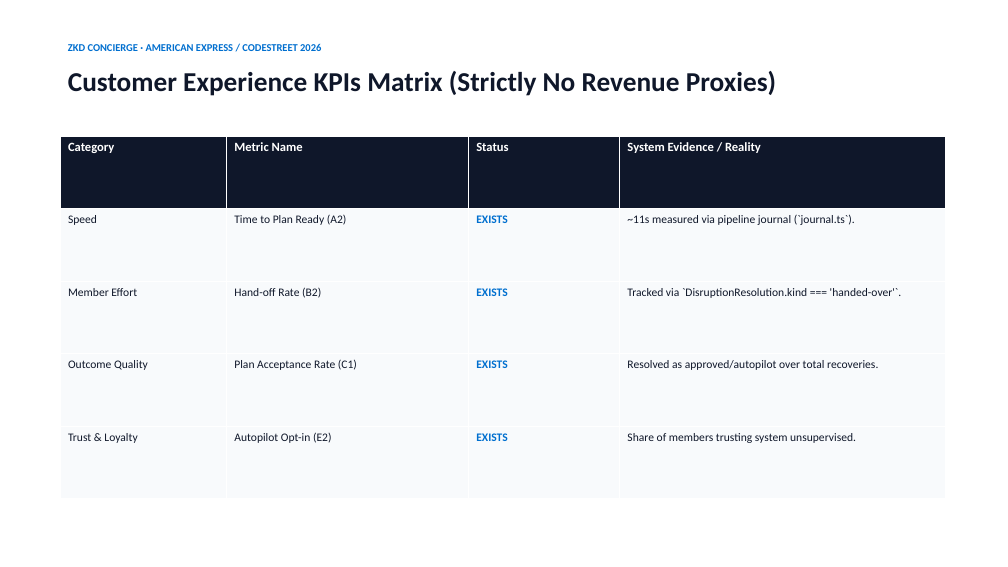
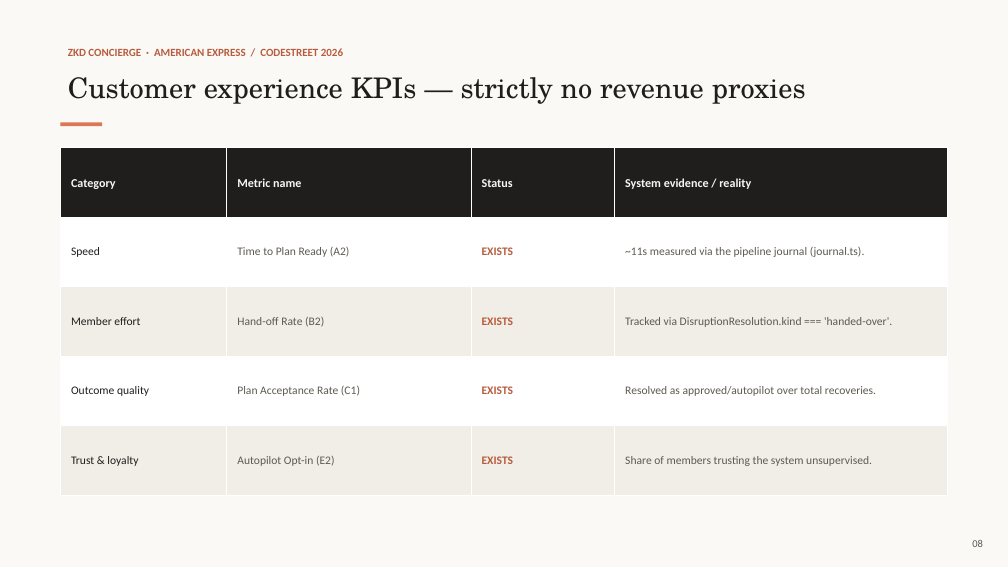
Before and after one commit to Krishna-529/amex-hackathon-2026, a slide deck: slide 8 of assets/deck/ZKD_Concierge_Codestreet_2026.pptx. Drawn at 1008x567 pixels with LibreOffice and Linux fonts; fonts in the diff are those of the drawing. Boxes give left, top, right and bottom in pixels: in the first picture for what was removed or moved away, otherwise in the second. Text is boxed around its words. In the diff, an @@ line names an element or a change of style, - is before the commit and + after.

Commit message:
Redesign pitch deck in Claude visual style
Swap the Amex-blue/slate theme for a Claude-brand palette: warm
cream background, ink text, coral/clay accent, serif display type
with a sans body face. Content and slide structure are unchanged;
only typography, color, and card treatment were redone.

```diff
--- a/assets/deck/ZKD_Concierge_Codestreet_2026.pptx
+++ b/assets/deck/ZKD_Concierge_Codestreet_2026.pptx
@@ rectangle added at (0,0,1008,567), fill #FAF9F5 @@
@@ text "ZKD CONCIERGE · AMERICAN EXPRESS ..." at (68,48,343,56): size 10 to 10.5 pt, text colour #006FCF to #B85C3E @@
@@ text at (68,77,806,104): text changed; size 26 to 27 pt; font Calibri to TeX Gyre Schola; text colour #0F172A to #1F1E1C; bold off @@
-Customer Experience KPIs Matrix (Strictly No Revenue Proxies)
+Customer experience KPIs — strictly no revenue proxies
@@ table at (60,147,948,495) @@
-row 1, column 2: Metric Name
+row 1, column 2: Metric name
-row 1, column 4: System Evidence / Reality
+row 1, column 4: System evidence / reality
-row 2, column 4: ~11s measured via pipeline journal (`journal.ts`).
+row 2, column 4: ~11s measured via the pipeline journal (journal.ts).
-row 3, column 1: Member Effort
+row 3, column 1: Member effort
-row 3, column 4: Tracked via `DisruptionResolution.kind === 'handed-over'`.
+row 3, column 4: Tracked via DisruptionResolution.kind === 'handed-over'.
-row 4, column 1: Outcome Quality
+row 4, column 1: Outcome quality
-row 5, column 1: Trust & Loyalty
+row 5, column 1: Trust & loyalty
-row 5, column 4: Share of members trusting system unsupervised.
+row 5, column 4: Share of members trusting the system unsupervised.
@@ fill #0F172A to #1F1E1C in row 1 @@
@@ fill #F8FAFC to #FFFFFF in 8 cells @@
@@ fill #F8FAFC to #F0EEE6 in 8 cells @@
@@ size 12 to 11.5 pt, text colour #FFFFFF to #F7F5F0 in "Category", "Status" @@
@@ text colour #0F172A to #1F1E1C in "Speed" @@
@@ text colour #0F172A to #5E5A52 in "Time to Plan Ready (A2)", "Hand-off Rate (B2)", "Plan Acceptance Rate (C1)", "Resolved as approved/autopilot over total recoveries." and 1 more places @@
@@ text colour #006FCF to #B85C3E in "EXISTS", "EXISTS", "EXISTS", "EXISTS" @@
@@ table: place and size @@
-table at (60,136,945,499)
+table at (60,147,948,495)
@@ rectangle added at (60,123,102,126), fill #D97757 @@
@@ text added at (972,540,983,547), 10 pt, text #5E5A52 @@
+08
```
Also in this commit, not shown: 9 other slides changed, 1 other file.
